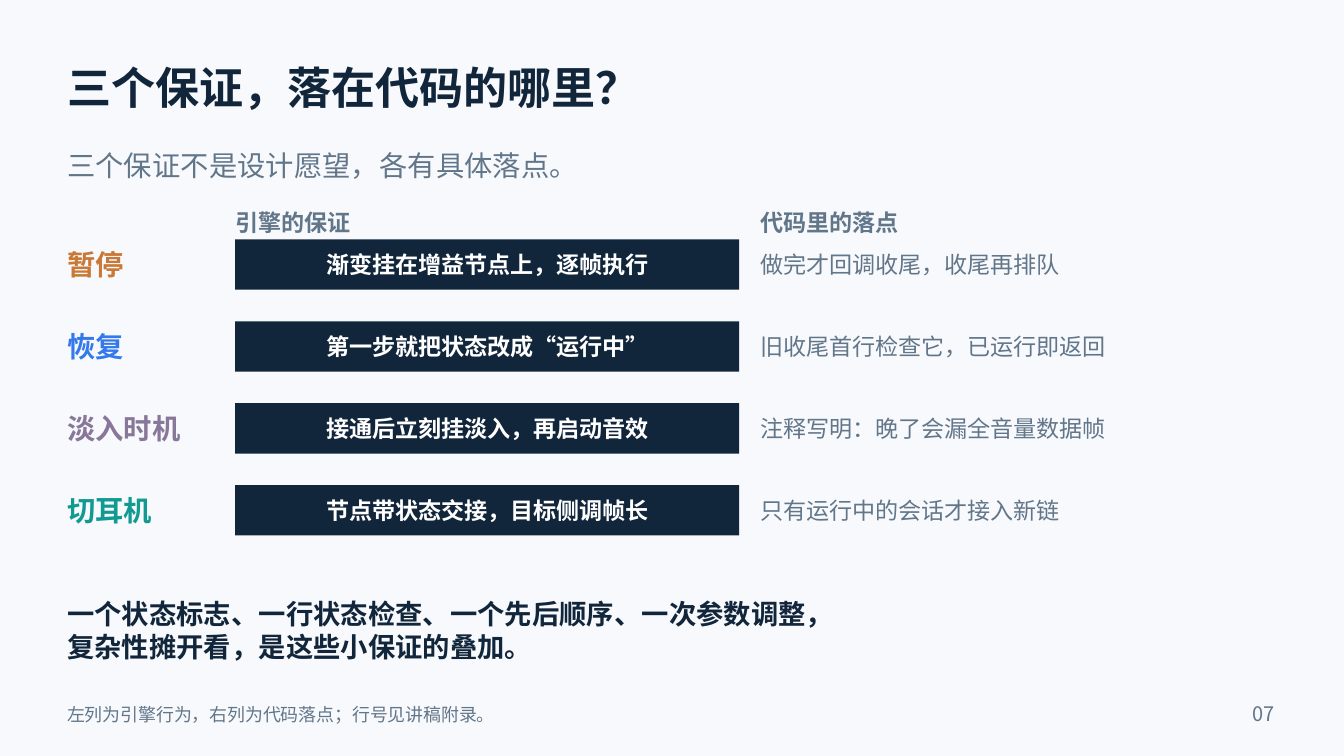
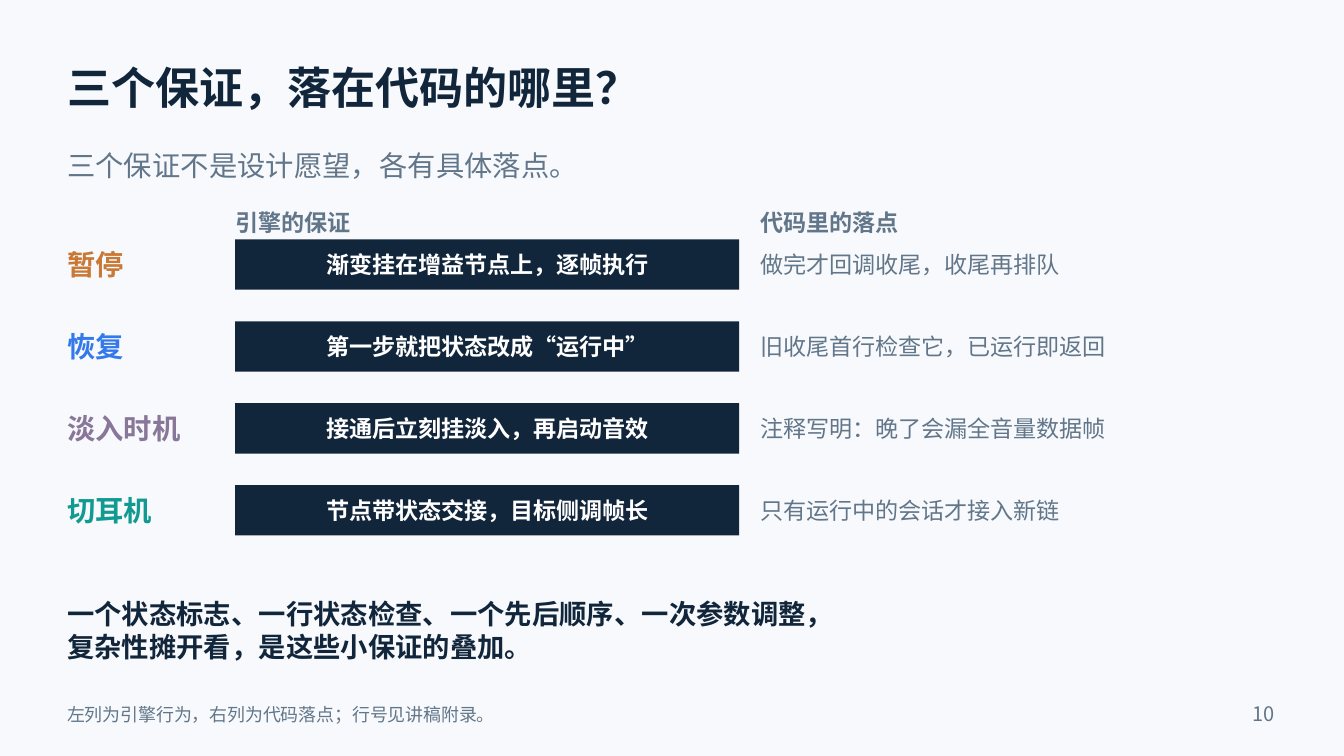
Before and after one commit to c8x1/preeaudio_share, a slide deck: slide 10 of audio_scenario/一首歌三个操作_场景演示稿.pptx (slide 7 before the commit). Drawn at 1344x756 pixels with LibreOffice and Linux fonts; fonts in the diff are those of the drawing. Boxes give left, top, right and bottom in pixels: in the first picture for what was removed or moved away, otherwise in the second. Text is boxed around its words. In the diff, an @@ line names an element or a change of style, - is before the commit and + after.

```diff
--- a/audio_scenario/一首歌三个操作_场景演示稿.pptx
+++ b/audio_scenario/一首歌三个操作_场景演示稿.pptx
@@ text at bbox=[1252, 706, 1274, 721]: text changed @@
-07
+10
```
Also in this commit, not shown: 1 other slide changed, 3 slides added, 23 other files.
